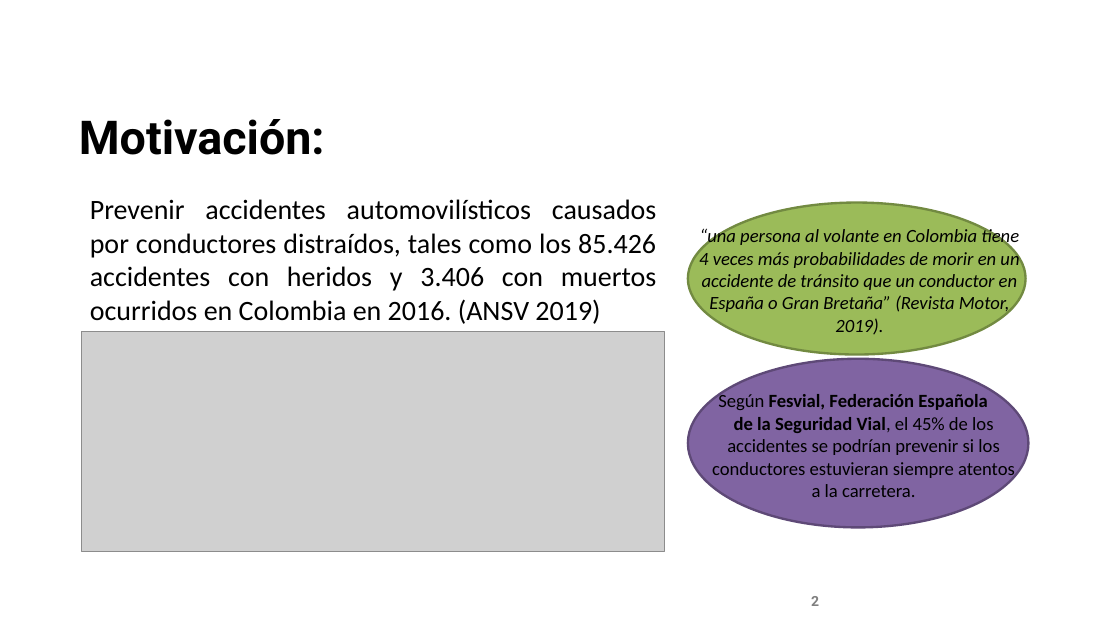
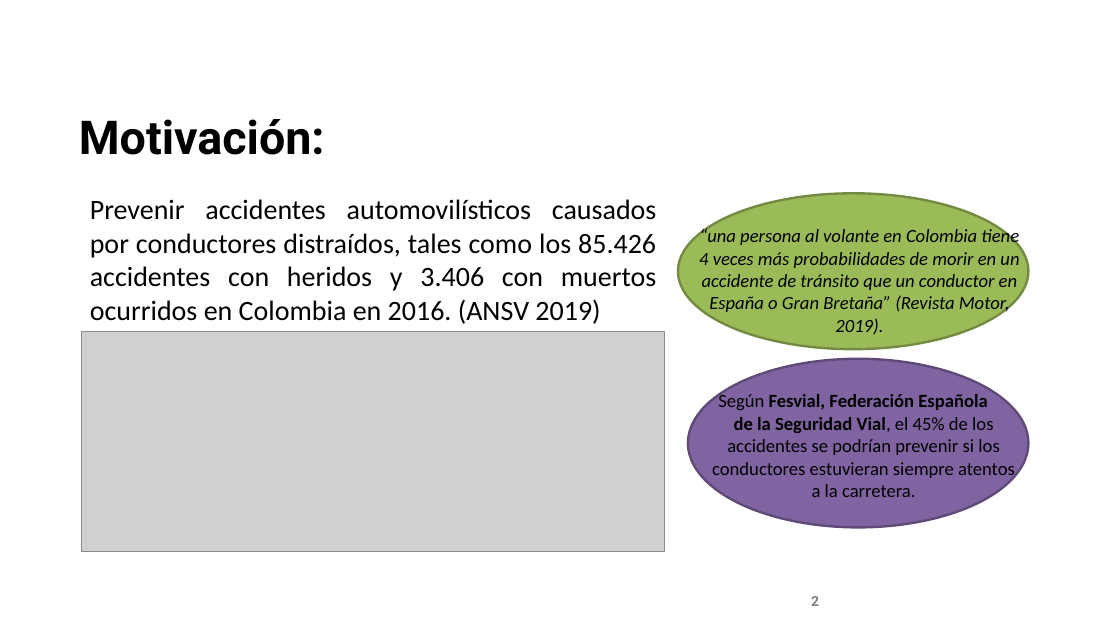
Before and after one commit to pecons/proyectoCV, a slide deck: slide 2 of presentation/presentaciónFinal.pptx. Drawn at 1120x630 pixels with LibreOffice and Linux fonts; fonts in the diff are those of the drawing; grey boxes stand for pictures; background and template pictures are left out. Boxes give left, top, right and bottom in pixels: in the first picture for what was removed or moved away, otherwise in the second. Text is boxed around its words. In the diff, an @@ line names an element or a change of style, - is before the commit and + after.

```diff
--- a/presentation/presentaciónFinal.pptx
+++ b/presentation/presentaciónFinal.pptx
@@ ellipse: place and size @@
-ellipse at box(688, 202, 1026, 355)
+ellipse at box(678, 193, 1028, 350)
```
Also in this commit, not shown: 1 slide added, 2 other files.
